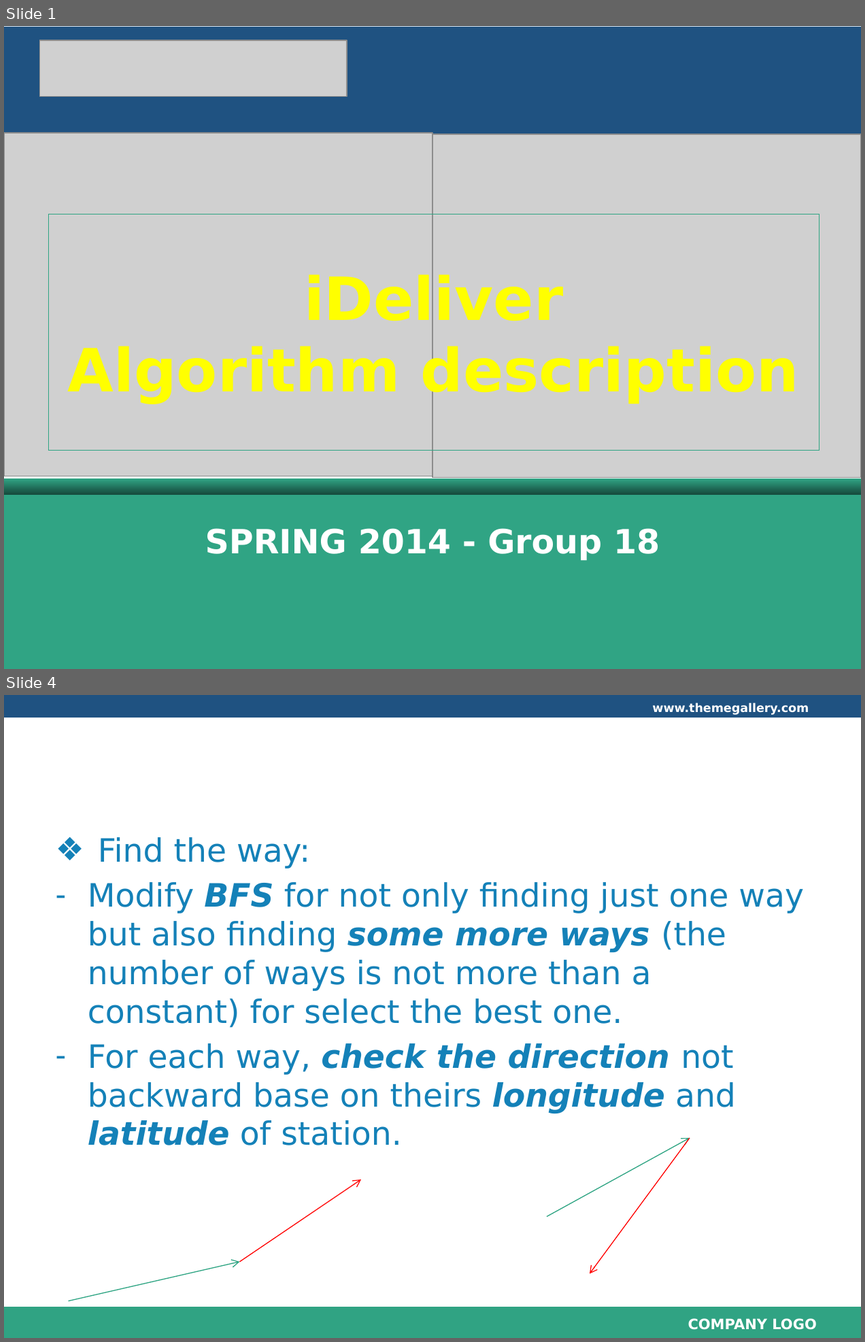
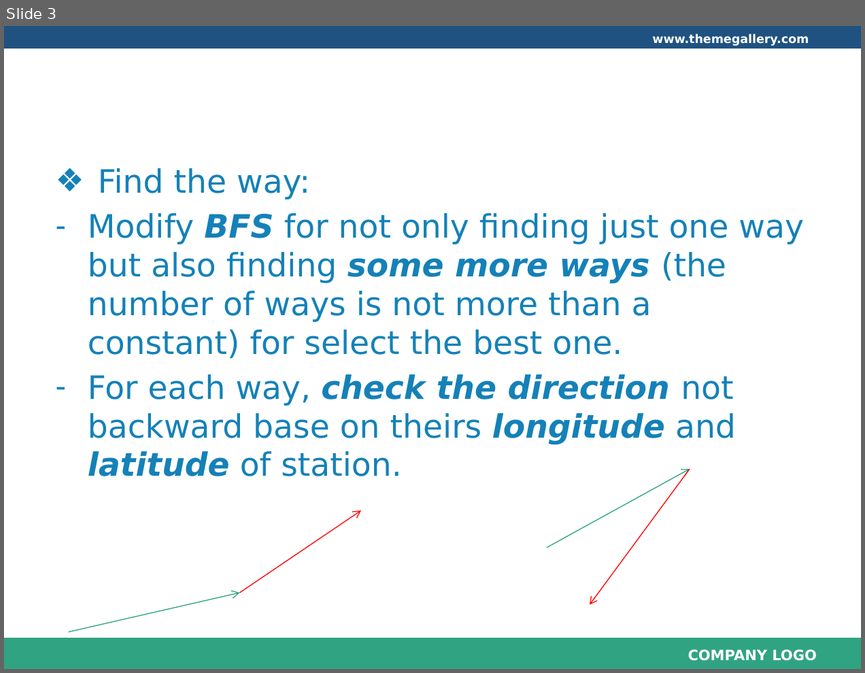
Before and after one commit to longdao2904/capstone-project-teamx, a slide deck: wiki/document/Algorithm description.pptx. Shown one above the other, each under a label of ours: slides 1 and 4 before the commit, slide 3 after it; the slides between them are not shown. The pictures are 865x1342 and 865x673 pixels, drawn with LibreOffice and Linux fonts; fonts in the diff are those of the drawing; grey boxes stand for pictures; background and template pictures are left out. Boxes give left, top, right and bottom in pixels: in the first picture for what was removed or moved away, otherwise in the second. Text is boxed around its words. In the diff, an @@ line names an element or a change of style, - is before the commit and + after.

```diff
--- a/wiki/document/Algorithm description.pptx
+++ b/wiki/document/Algorithm description.pptx
@@ slide 1 removed at box(4, 26, 861, 669), background #FFFFFF @@
@@ rectangle removed at box(4, 27, 861, 303) @@
@@ picture removed at box(40, 40, 347, 97) @@
@@ text removed at box(33, 48, 133, 84) @@
-LOGO
@@ picture removed at box(4, 133, 432, 476) @@
@@ picture removed at box(432, 134, 861, 477) @@
@@ freeform shape removed at box(4, 207, 861, 441) @@
@@ title removed at box(49, 214, 819, 450) @@
-iDeliver
-Algorithm description
@@ rectangle removed at box(4, 488, 861, 669) @@
@@ rectangle removed at box(4, 478, 861, 494) @@
@@ text removed at box(205, 528, 660, 560) @@
-SPRING 2014 - Group 18
@@ what was slide 4 is now slide 3 @@
```
